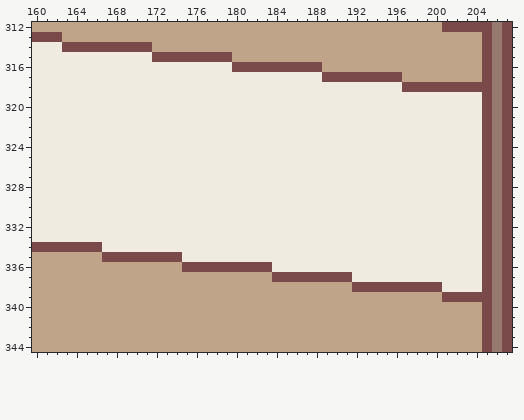
Two versions of one pixel-art file, images/Autres/Objets_add.ase. This is how it looked before the edit.
360x780 pixels, 1 frame. Colours within 5 levels of each other are drawn and written as one. Shown: x 160..207, y 312..344.
After:
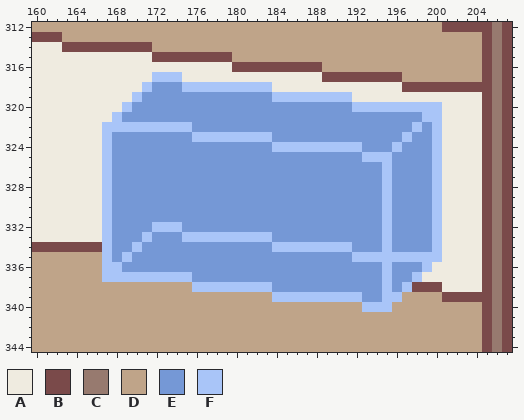
Palette (. is transparent): A #efebe0  B #7a4a4a  C #977a6f  D #bfa489  E #7598d6  F #a9c5f8
Author's note on the commit: Ajoute de l'ordi avec les apps
The edit:
{"change": "layer \"ordi\" added"}
{"where": "layer \"ordi\""}
{"y":317,"x":172,"old":"AAA","new":"FFF"}
{"y":318,"x":171,"old":"AAAAAAAAAAAAA","new":"FEEEFFFFFFFFF"}
{"y":319,"x":170,"old":"AAAAAAAAAAAAAAAAAAAAAA","new":"FEEEEEEEEEEEEEFFFFFFFF"}
{"y":320,"x":169,"old":"AAAAAAAAAAAAAAAAAAAAAAAAAAAAAAAA","new":"FEEEEEEEEEEEEEEEEEEEEEEFFFFFFFFF"}
{"y":321,"x":168,"old":"AAAAAAAAAAAAAAAAAAAAAAAAAAAAAAAAA","new":"FEEEEEEEEEEEEEEEEEEEEEEEEEEEEEEFF"}
{"y":322,"x":167,"old":"AAAAAAAAAAAAAAAAAAAAAAAAAAAAAAAAAA","new":"FFFFFFFFFEEEEEEEEEEEEEEEEEEEEEEFEF"}
{"y":323,"x":167,"old":"AAAAAAAAAAAAAAAAAAAAAAAAAAAAAAAAAA","new":"FEEEEEEEEFFFFFFFFEEEEEEEEEEEEEFEEF"}
{"y":324,"x":167,"old":"AAAAAAAAAAAAAAAAAAAAAAAAAAAAAAAAAA","new":"FEEEEEEEEEEEEEEEEFFFFFFFFFEEEFEEEF"}
{"y":325,"x":167,"old":"AAAAAAAAAAAAAAAAAAAAAAAAAAAAAAAAAA","new":"FEEEEEEEEEEEEEEEEEEEEEEEEEFFFEEEEF"}
{"y":326,"x":167,"old":"AAAAAAAAAAAAAAAAAAAAAAAAAAAAAAAAAA","new":"FEEEEEEEEEEEEEEEEEEEEEEEEEEEFEEEEF"}
{"y":327,"x":167,"old":"AAAAAAAAAAAAAAAAAAAAAAAAAAAAAAAAAA","new":"FEEEEEEEEEEEEEEEEEEEEEEEEEEEFEEEEF"}
{"y":328,"x":167,"old":"AAAAAAAAAAAAAAAAAAAAAAAAAAAAAAAAAA","new":"FEEEEEEEEEEEEEEEEEEEEEEEEEEEFEEEEF"}
{"y":329,"x":167,"old":"AAAAAAAAAAAAAAAAAAAAAAAAAAAAAAAAAA","new":"FEEEEEEEEEEEEEEEEEEEEEEEEEEEFEEEEF"}
{"y":330,"x":167,"old":"AAAAAAAAAAAAAAAAAAAAAAAAAAAAAAAAAA","new":"FEEEEEEEEEEEEEEEEEEEEEEEEEEEFEEEEF"}
{"y":331,"x":167,"old":"AAAAAAAAAAAAAAAAAAAAAAAAAAAAAAAAAA","new":"FEEEEEEEEEEEEEEEEEEEEEEEEEEEFEEEEF"}
{"y":332,"x":167,"old":"AAAAAAAAAAAAAAAAAAAAAAAAAAAAAAAAAA","new":"FEEEEFFFEEEEEEEEEEEEEEEEEEEEFEEEEF"}
{"y":333,"x":167,"old":"AAAAAAAAAAAAAAAAAAAAAAAAAAAAAAAAAA","new":"FEEEFEEEFFFFFFFFFEEEEEEEEEEEFEEEEF"}
{"y":334,"x":167,"old":"AAAAAAAAAAAAAAAAAAAAAAAAAAAAAAAAAA","new":"FEEFEEEEEEEEEEEEEFFFFFFFFEEEFEEEEF"}
{"y":335,"x":167,"old":"BBBBBBBBAAAAAAAAAAAAAAAAAAAAAAAAAA","new":"FEFEEEEEEEEEEEEEEEEEEEEEEFFFFFFFFF"}
{"y":336,"x":167,"old":"DDDDDDDDBBBBBBBBBAAAAAAAAAAAAAAAA","new":"FFEEEEEEEEEEEEEEEEEEEEEEEEEEFEEEF"}
{"y":337,"x":167,"old":"DDDDDDDDDDDDDDDDDBBBBBBBBAAAAAAA","new":"FFFFFFFFFEEEEEEEEEEEEEEEEEEEFEEF"}
{"y":338,"x":176,"old":"DDDDDDDDDDDDDDDDBBBBBB","new":"FFFFFFFFEEEEEEEEEEEFEF"}
{"y":339,"x":184,"old":"DDDDDDDDDDDDD","new":"FFFFFFFFFEEFF"}
{"y":340,"x":193,"old":"DDD","new":"FFF"}
{"label":"changed","picture_box":[102,72,442,312]}
